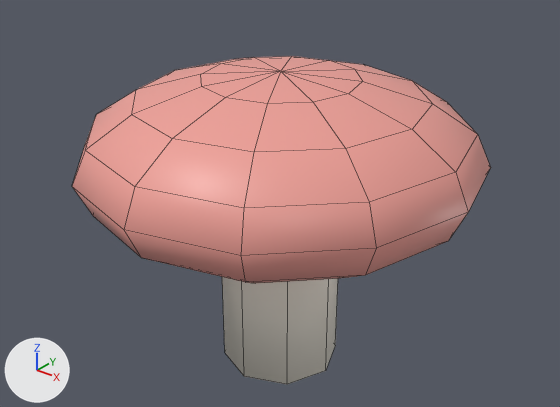
An edit to the FBX model Assets/Art/Environment/ForestArena/ENV_Forest_Mushroom.fbx, drawn before and after from the same camera.
Rendered twice from a 50 mm lens placed at (0.571, -0.715, 0.675), pointed at (-0.003, 0.003, 0.23). Lighting does not change. The marker at lower left points along +X, +Y and +Z. The picture after the commit comes second. Mesh edges are drawn as thin lines.

The first picture shows 'ENV_Forest_Mushroom'.
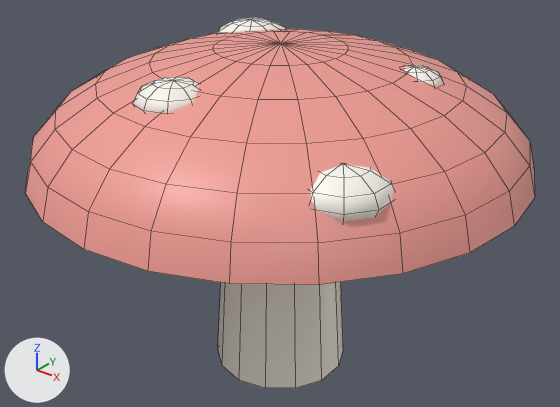
The change, as a list of edits to the scene's bpy script:
```text
Add mat_mat_mushroom_spot:
    mat_mat_mushroom_spot = principled_material('MAT_mushroom_spot')
    mat_mat_mushroom_spot.base_color = (0.98, 0.95, 0.88)  # white #fdf9f1
    mat_mat_mushroom_spot.roughness = 0.45
Change me_cylinder:
    used by ob_env_forest_mushroom; location = (0.0, 0.0, 0.0)
    remove me_cylinder.from_pydata(...)  # 102 vertices, 106 faces; spans x -0.26..0.26, y -0.26..0.26, z 0.0..0.41
    add me_cylinder.from_pydata(...)  # 485 vertices, 520 faces; spans x -0.312..0.312, y -0.312..0.312, z 0.0..0.444
    me_cylinder part 1: a new loose piece, a 14-sided cut cone along z (radius 0.09 at the low end, 0.07 at the high end) spanning x -0.088..0.088, y -0.09..0.09, z 0.0..0.3, in mat_mat_stem (white #f7f1e5)
    me_cylinder part 2: a new loose piece, a UV sphere (10 segments, 6 rings, poles along z) spanning x 0.114..0.181, y 0.027..0.097, z 0.392..0.428, in mat_mat_mushroom_spot (white #fdf9f1)
    me_cylinder part 3: a new loose piece, a UV sphere (10 segments, 6 rings, poles along z) spanning x -0.18..-0.075, y 0.041..0.151, z 0.382..0.438, in mat_mat_mushroom_spot (white #fdf9f1)
    me_cylinder part 4: a new loose piece, a UV sphere (10 segments, 6 rings, poles along z) spanning x -0.063..0.023, y -0.204..-0.114, z 0.387..0.433, in mat_mat_mushroom_spot (white #fdf9f1)
    me_cylinder part 5: a new loose piece, a UV sphere (10 segments, 6 rings, poles along z) spanning x 0.139..0.244, y -0.2..-0.09, z 0.333..0.388, in mat_mat_mushroom_spot (white #fdf9f1)
    me_cylinder part 6: the loose piece of 86 vertices spanning x -0.26..0.26, y -0.26..0.26, z 0.19..0.41 is rebuilt with 145 vertices and now spans x -0.312..0.312, y -0.312..0.312, z 0.3..0.444
    me_cylinder part 7: the loose piece of 16 vertices spanning x -0.08..0.08, y -0.08..0.08, z 0.0..0.28 is deleted
    other edits to the shape of me_cylinder do not show in these pictures
    add me_cylinder.materials.append(mat_mat_mushroom_spot)  # white #fdf9f1
```

Where the change shows, as pixel boxes [x1, y1, x2, y2] in the pictures (560 x 407 px):
'ENV_Forest_Mushroom', reshaped (21% wider, 13% taller): before [72, 56, 491, 384]; after [26, 18, 535, 389]
part 1 of me_cylinder, added: after [218, 282, 343, 389]
part 2 of me_cylinder, added: after [405, 65, 443, 85]
part 3 of me_cylinder, added: after [218, 18, 286, 33]
part 4 of me_cylinder, added: after [133, 77, 199, 113]
part 5 of me_cylinder, added: after [310, 165, 393, 222]
part 6 of me_cylinder, rebuilt (21% wider, 13% taller): before [72, 56, 491, 283]; after [26, 29, 535, 285]
part 7 of me_cylinder, deleted: before [222, 277, 338, 384]
